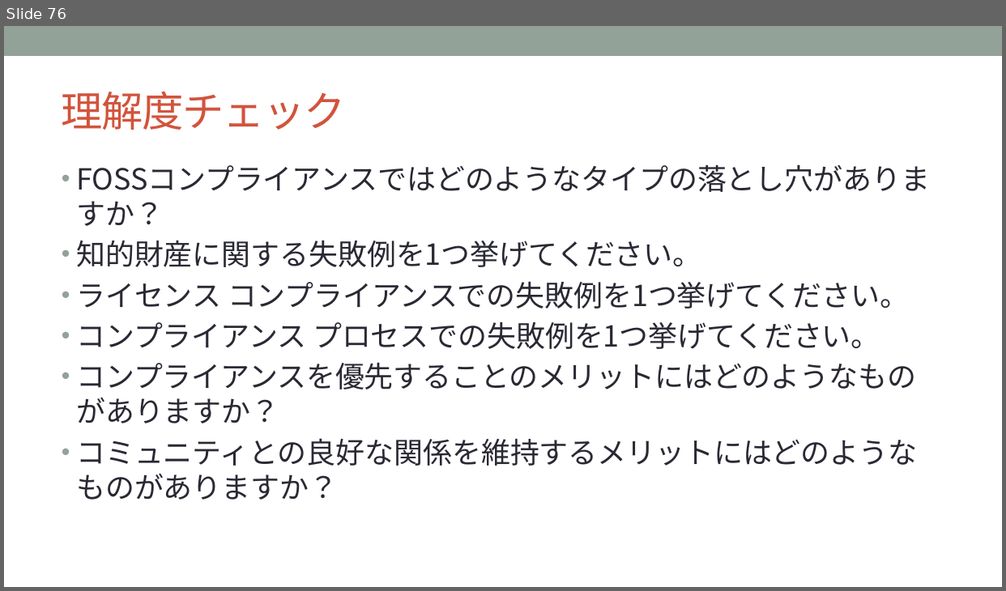
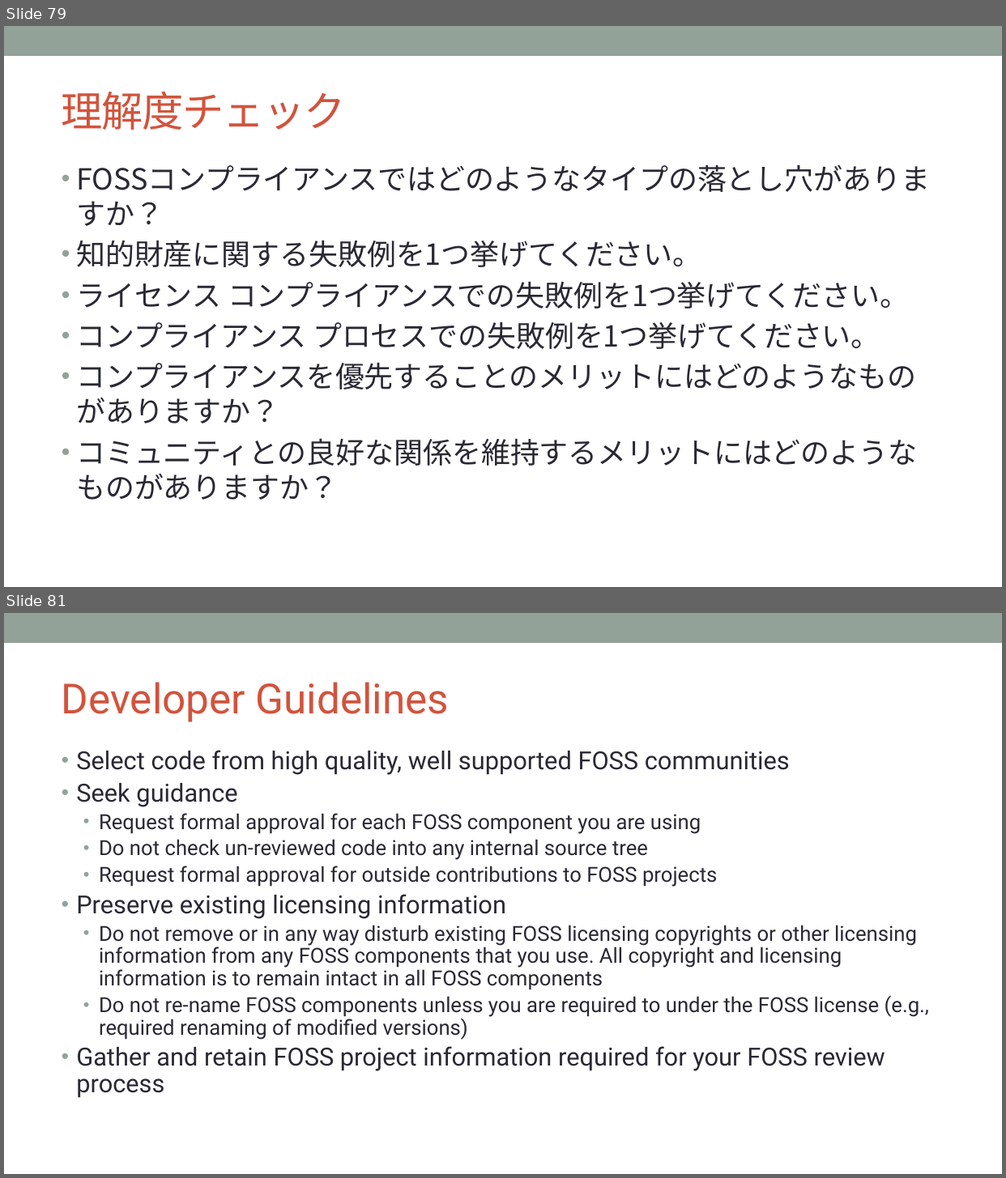
Before and after one commit to OpenChain-Project/Curriculum-Translation-JP, a slide deck: REVIEW/Version_for_v1.1/openchain-curriculum-for-1-1_JP_review_tani.pptx. Shown one above the other, each under a label of ours: slide 76 before the commit, slides 79 and 81 after it; the slides between them are not shown. The pictures are 1006x591 and 1006x1178 pixels, drawn with LibreOffice and Linux fonts; fonts in the diff are those of the drawing; background and template pictures are left out. Boxes give left, top, right and bottom in pixels: in the first picture for what was removed or moved away, otherwise in the second. Text is boxed around its words. In the diff, an @@ line names an element or a change of style, - is before the commit and + after.

```diff
--- a/REVIEW/Version_for_v1.1/openchain-curriculum-for-1-1_JP_review_tani.pptx
+++ b/REVIEW/Version_for_v1.1/openchain-curriculum-for-1-1_JP_review_tani.pptx
@@ slide 81 added at (4,613,1002,1174), background #FFFFFF; not listed: 1 template element that a slide beside it also shows @@
@@ title added at (62,682,450,722), 40 pt, text #D2533C @@
+Developer Guidelines
@@ text added at (76,750,929,1098), 20 pt, text #292934 @@
+• Select code from high quality, well supported FOSS communities
+• Seek guidance
+  • Request formal approval for each FOSS component you are using
+  • Do not check un-reviewed code into any internal source tree
+  • Request formal approval for outside contributions to FOSS projects
+• Preserve existing licensing information
+  • Do not remove or in any way disturb existing FOSS licensing copyrights or other licensing information from any FOSS components that you use. All copyright and licensing information is to remain intact in all FOSS components
+  • Do not re-name FOSS components unless you are required to under the FOSS license (e.g., required renaming of modified versions)
+• Gather and retain FOSS project information required for your FOSS review process
@@ what was slide 76 is now slide 79 @@
```
Also in this commit, not shown: 32 slides changed, 8 other slides added, 1 slide removed.
